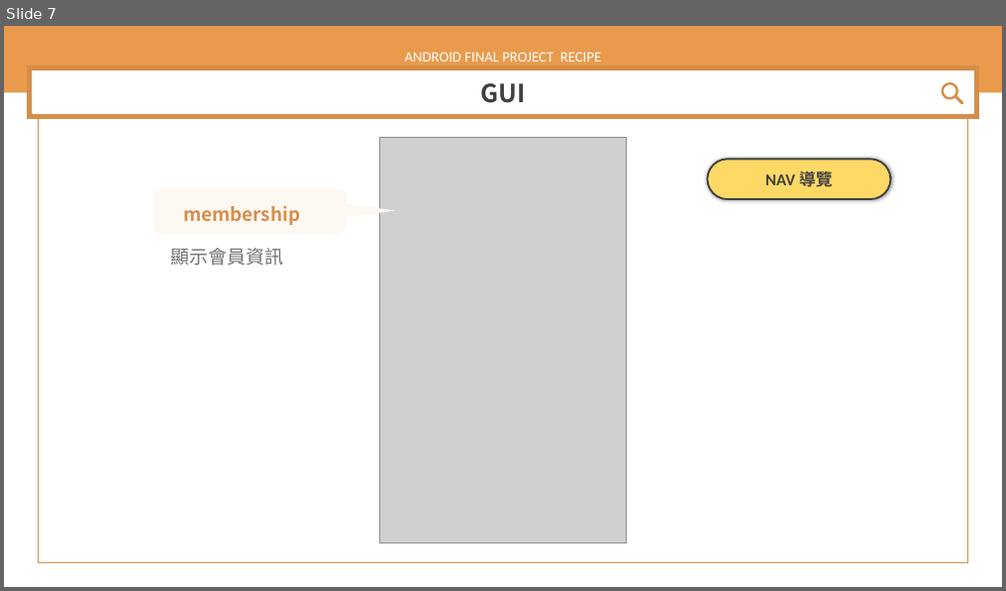
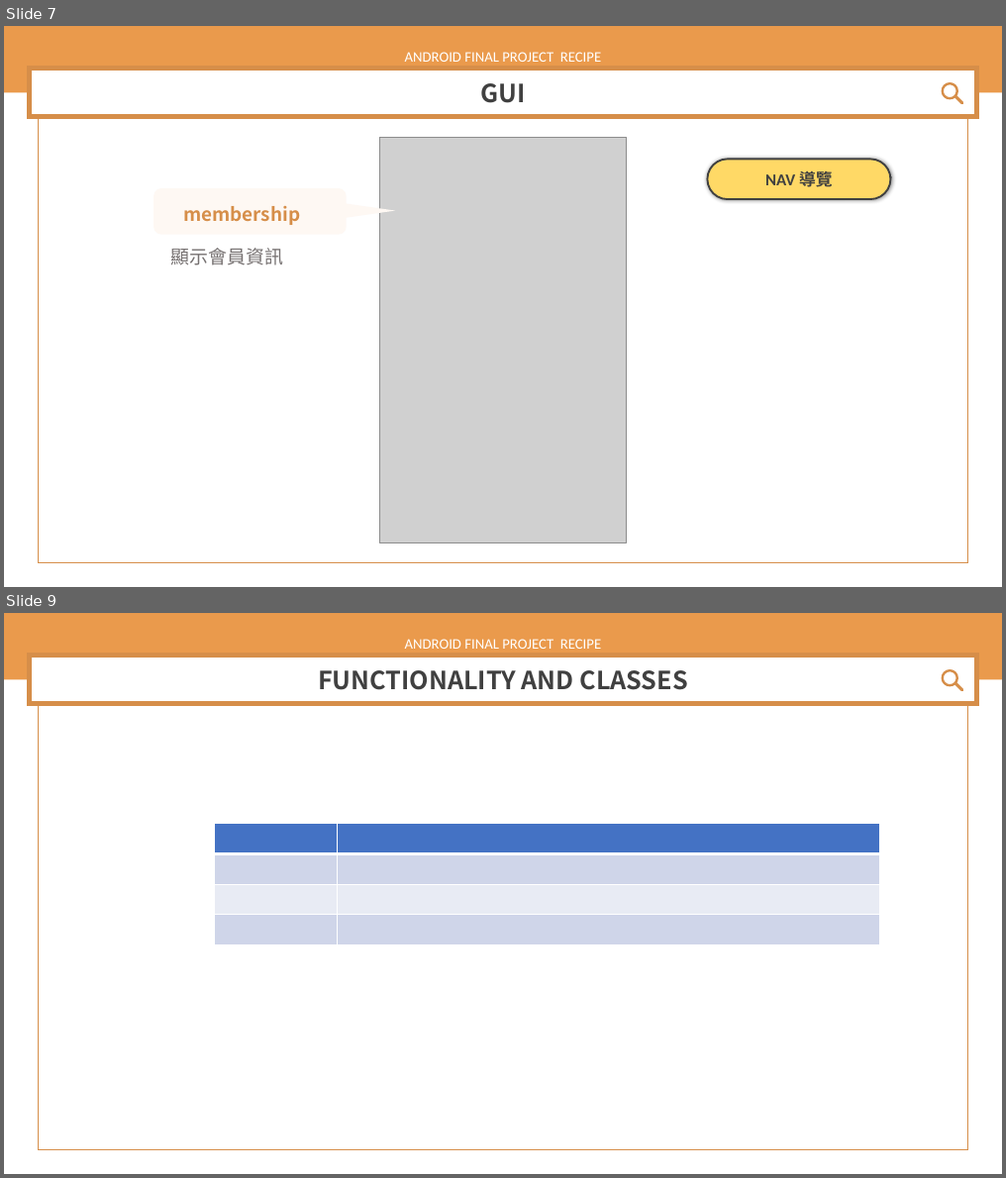
Before and after one commit to rabbit26476272/Android-Final-Project, a slide deck: recipe demo.pptx. Shown one above the other, each under a label of ours: slide 7 before the commit, slides 7 and 9 after it; the slides between them are not shown. The pictures are 1006x591 and 1006x1178 pixels, drawn with LibreOffice and Linux fonts; fonts in the diff are those of the drawing; grey boxes stand for pictures. Boxes give left, top, right and bottom in pixels: in the first picture for what was removed or moved away, otherwise in the second. Text is boxed around its words. In the diff, an @@ line names an element or a change of style, - is before the commit and + after.

```diff
--- a/recipe demo.pptx
+++ b/recipe demo.pptx
@@ slide 9 added at (4,613,1002,1174), background #FFFFFF @@
@@ text added at (405,639,601,649), 14 pt, text #FFFFFF @@
+ANDROID FINAL PROJECT RECIPE
@@ rectangle added at (30,655,976,703), fill #FFFFFF, outline #D68E49 4.75 pt, 24 pt, text #404040, bold @@
+FUNCTIONALITY AND CLASSES
@@ freeform shape added at (942,669,963,691), fill #D68E49 @@
@@ rectangle added at (38,704,968,1150), fill #FFFFFF, outline #D68E49 1 pt @@
@@ table added at (214,824,880,946), 4 rows, 2 columns @@
+ | 
+ | 
+ | 
+ | 
@@ text added at (563,900,573,927), 18 pt, text #FFFFFF @@
+1
```
Also in this commit, not shown: 1 slide changed, 4 other files.
